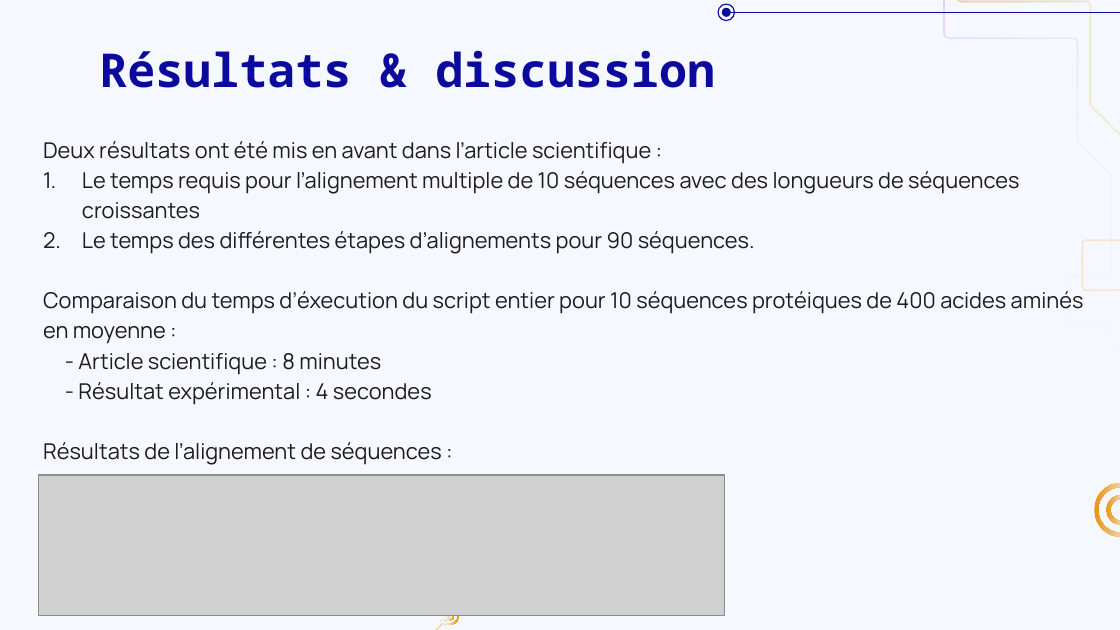
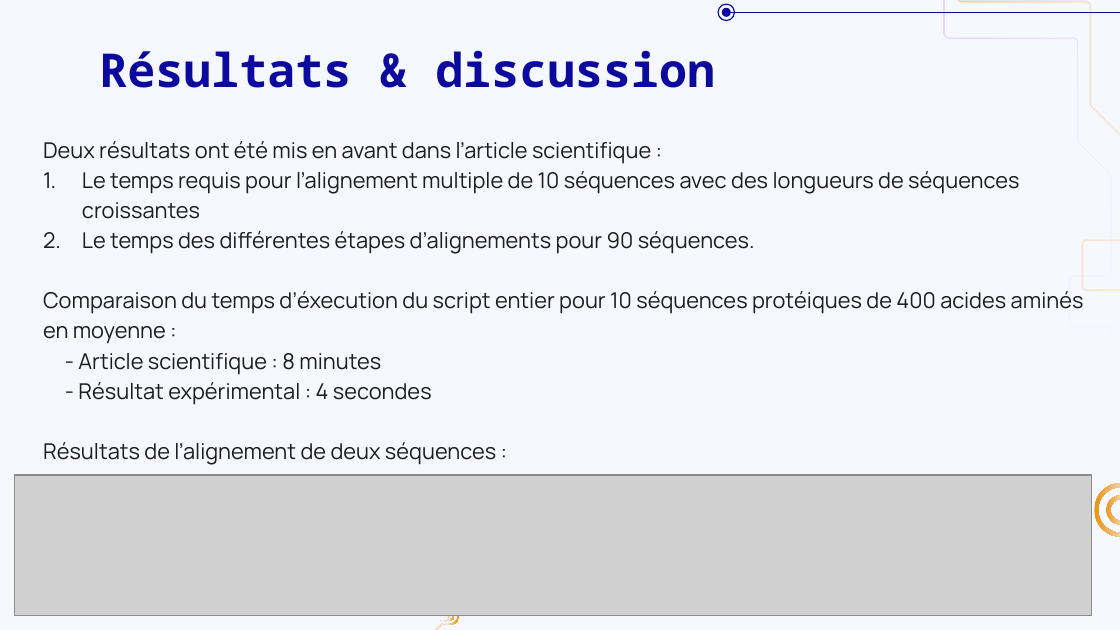
Before and after one commit to InLe074/LEBIB_Ines_Projet_Clustal_M2BI, a slide deck: slide 14 of Presentation_Projet_Clustal.pptx. Drawn at 1120x630 pixels with LibreOffice and Linux fonts; fonts in the diff are those of the drawing; grey boxes stand for pictures; background and template pictures are left out. Boxes give left, top, right and bottom in pixels: in the first picture for what was removed or moved away, otherwise in the second. Text is boxed around its words. In the diff, an @@ line names an element or a change of style, - is before the commit and + after.

```diff
--- a/Presentation_Projet_Clustal.pptx
+++ b/Presentation_Projet_Clustal.pptx
@@ subtitle at (43,442,496,465): text changed @@
-Résultats de l’alignement de séquences :
+Résultats de l’alignement de deux séquences :
@@ picture: place and size @@
-picture at (39,475,725,615)
+picture at (15,475,1091,615)
```
Also in this commit, not shown: 9 other slides changed.
